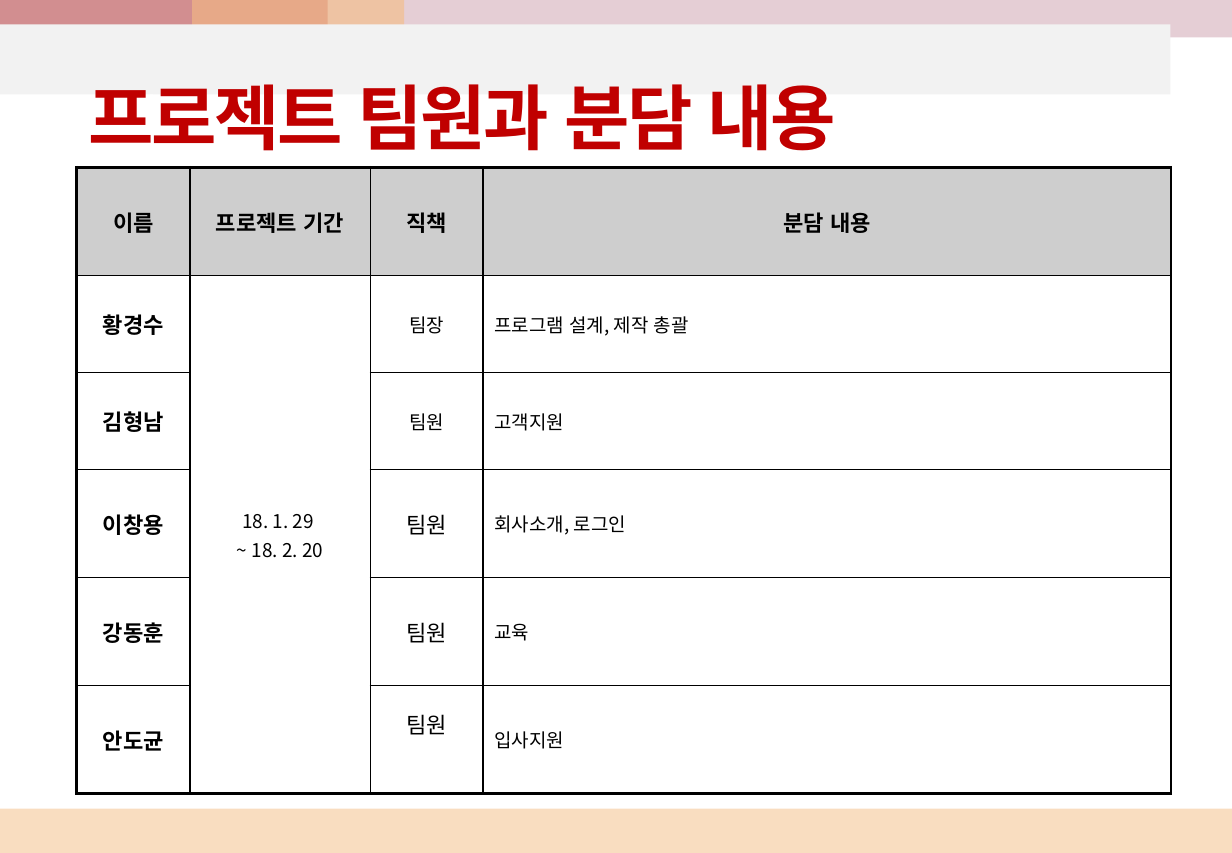
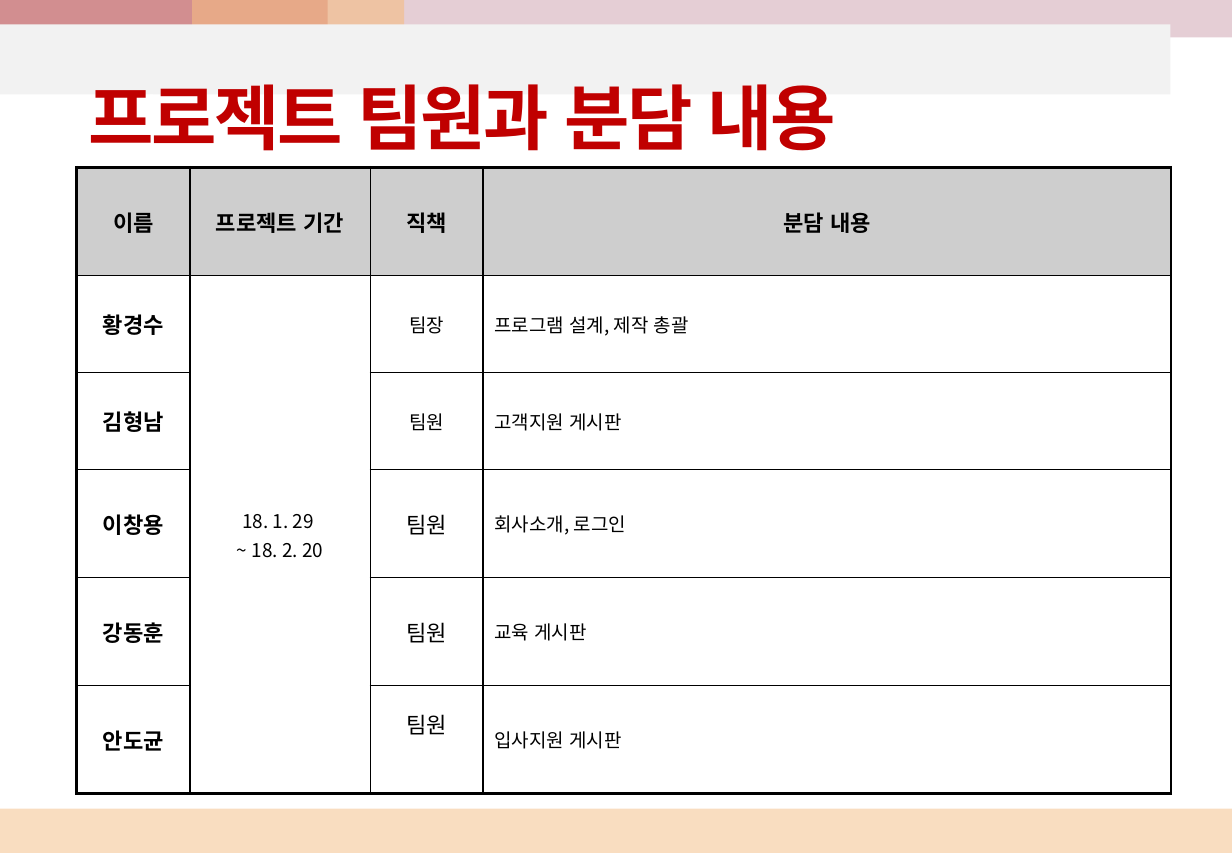
Before and after one commit to kshwang/javapj, a slide deck: slide 6 of 웹1팀_프로젝트_화면설계서.pptx. Drawn at 1232x853 pixels with LibreOffice and Linux fonts; fonts in the diff are those of the drawing. Boxes give left, top, right and bottom in pixels: in the first picture for what was removed or moved away, otherwise in the second. Text is boxed around its words. In the diff, an @@ line names an element or a change of style, - is before the commit and + after.

Commit message:
jj

```diff
--- a/웹1팀_프로젝트_화면설계서.pptx
+++ b/웹1팀_프로젝트_화면설계서.pptx
@@ table at <box>77,167,1171,793</box> @@
-row 3, column 4: 고객지원
+row 3, column 4: 고객지원 게시판
-row 5, column 4: 교육
+row 5, column 4: 교육 게시판
-row 6, column 4: 입사지원
+row 6, column 4: 입사지원 게시판
```
Also in this commit, not shown: 3 other slides changed, 1 slide added, 1 slide removed.
